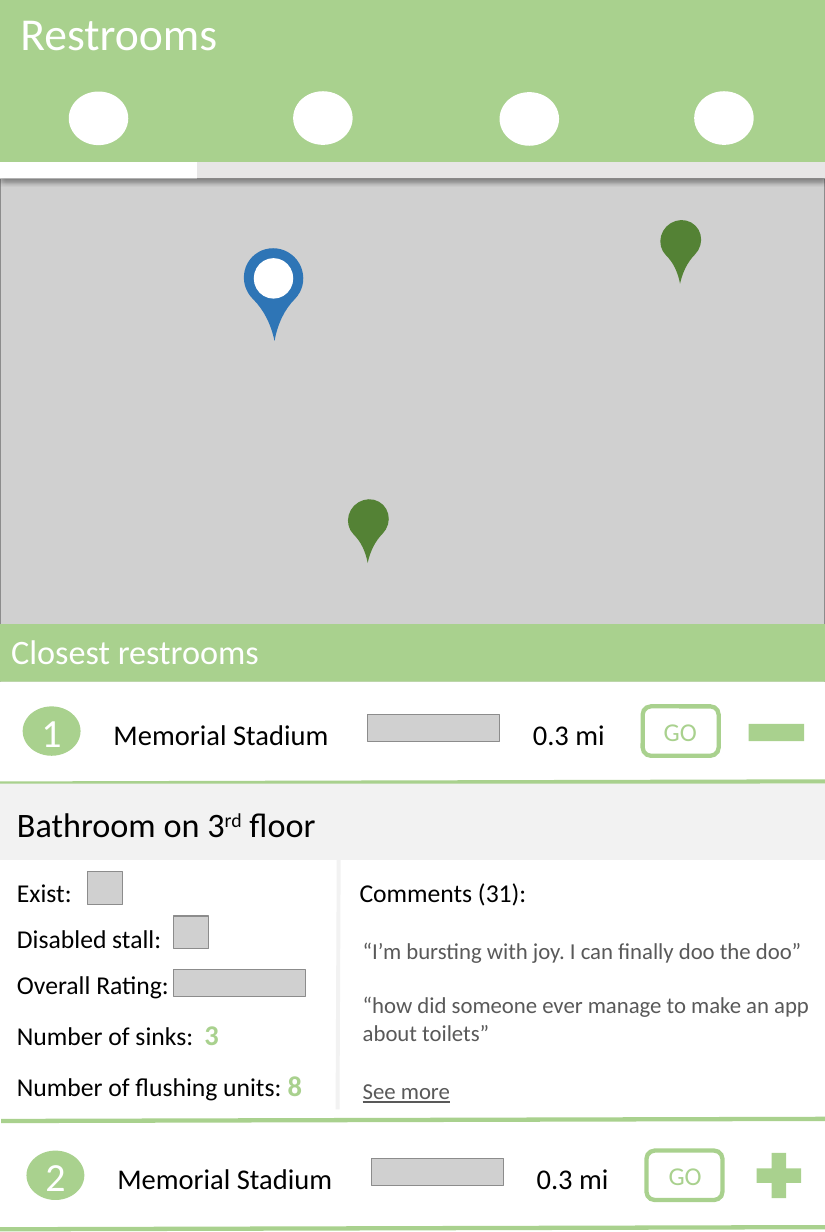
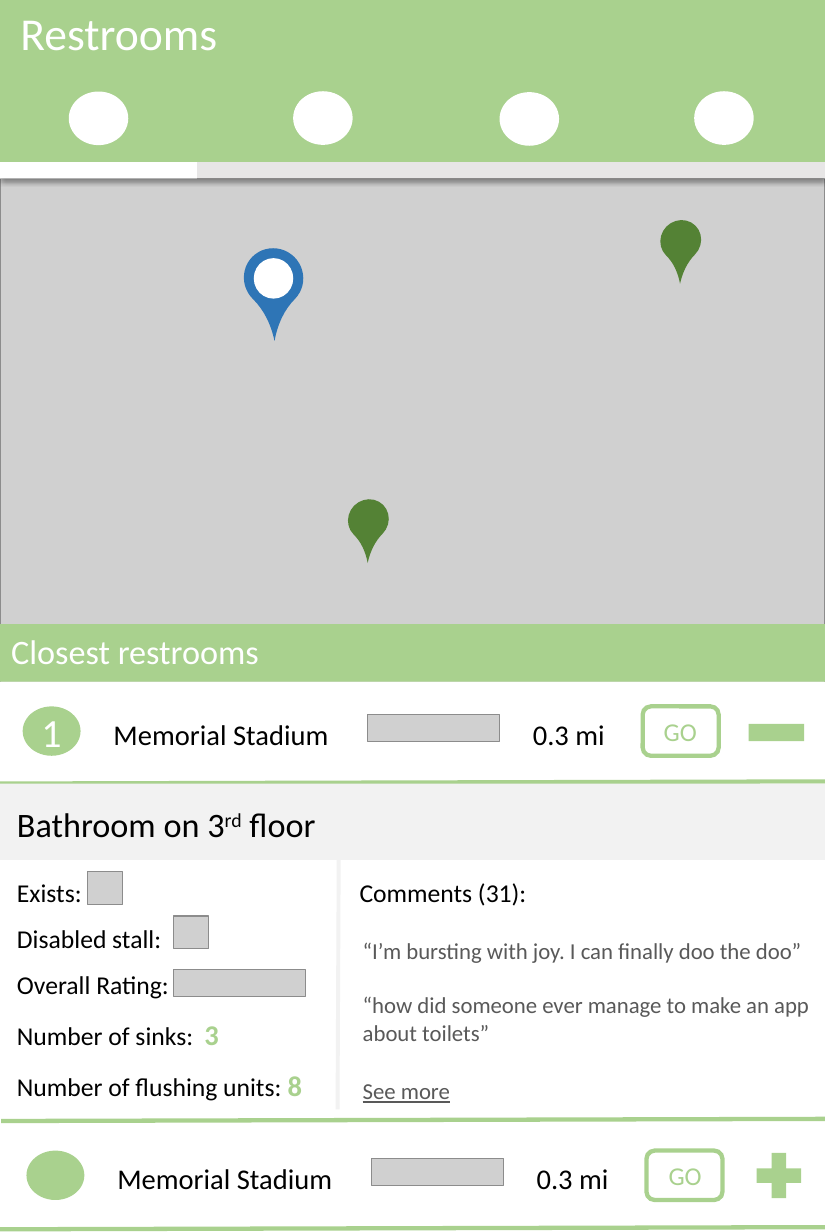
Before and after one commit to mmzhao/bursting, a slide deck: slide 5 of app_designs.pptx (slide 2 before the commit). Drawn at 825x1232 pixels with LibreOffice and Linux fonts; fonts in the diff are those of the drawing; grey boxes stand for pictures. Boxes give left, top, right and bottom in pixels: in the first picture for what was removed or moved away, otherwise in the second. Text is boxed around its words. In the diff, an @@ line names an element or a change of style, - is before the commit and + after.

```diff
--- a/app_designs.pptx
+++ b/app_designs.pptx
@@ text at [17, 883, 526, 906]: text changed @@
-Exist: Comments (31):
+Exists: Comments (31):
@@ text in ellipse at [45, 1165, 65, 1201]: text removed @@
-2
```
Also in this commit, not shown: 1 other slide changed, 3 slides added.
